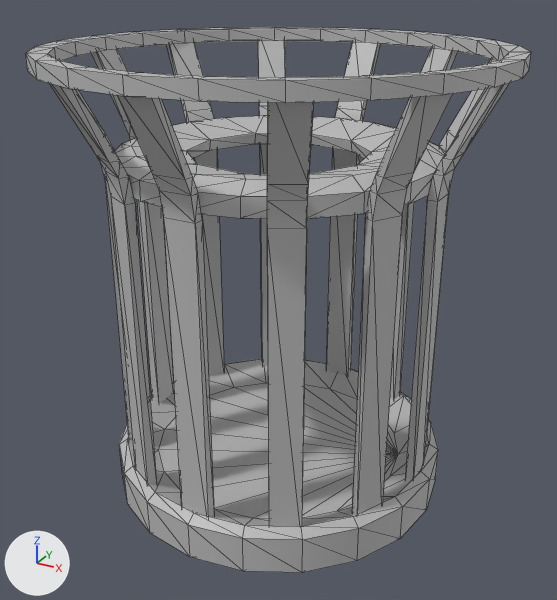
One commit to the FBX model Modelisations/Archi/SM_Poubelle_1.fbx: the scene before it, then after it.
One viewpoint serves both versions: a 50 mm camera at (1.32, -2.4, 2.06) aimed at (0.01, -0.01, 0.87). Every picture has the same lights, and +X, +Y and +Z are marked at lower left. Mesh edges are drawn as thin lines. Where no turn or scale is listed for an object, it has been applied to the vertices.

The older version as bpy lines, for what is in view:
```python
ob_pcube100 = bpy.data.objects.new('pCube100', me_mesh_011)
ob_pcube100.location = (0.0, 0.0, 0.0)
ob_pcube102 = bpy.data.objects.new('pCube102', me_mesh_014)
ob_pcube102.location = (0.0, 0.0, 0.0)
ob_pcube91 = bpy.data.objects.new('pCube91', me_mesh)
ob_pcube91.location = (0.0, 0.0, 0.0)
ob_pcube93 = bpy.data.objects.new('pCube93', me_mesh_006)
ob_pcube93.location = (0.0, 0.0, 0.0)
ob_pcube94 = bpy.data.objects.new('pCube94', me_mesh_007)
ob_pcube94.location = (0.0, 0.0, 0.0)
ob_pcube96 = bpy.data.objects.new('pCube96', me_mesh_003)
ob_pcube96.location = (0.0, 0.0, 0.0)
ob_pcube99 = bpy.data.objects.new('pCube99', me_mesh_012)
ob_pcube99.location = (0.0, 0.0, 0.0)
ob_polysurface89 = bpy.data.objects.new('polySurface89', me_mesh_010)
ob_polysurface89.location = (0.0, 0.0, 0.0)
ob_polysurface90 = bpy.data.objects.new('polySurface90', me_mesh_009)
ob_polysurface90.location = (0.0, 0.0, 0.0)
# also in view: 'pCube101' at (-0.36, 0.59, 1.0); 'pCube95' at (-0.33, -0.61, 1.0); 'pCube92' at (0.69, 0.0, 1.0); 'pCube97' at (0.33, 0.61, 1.0); 'pCube98' at (-0.61, 0.33, 1.0)
```
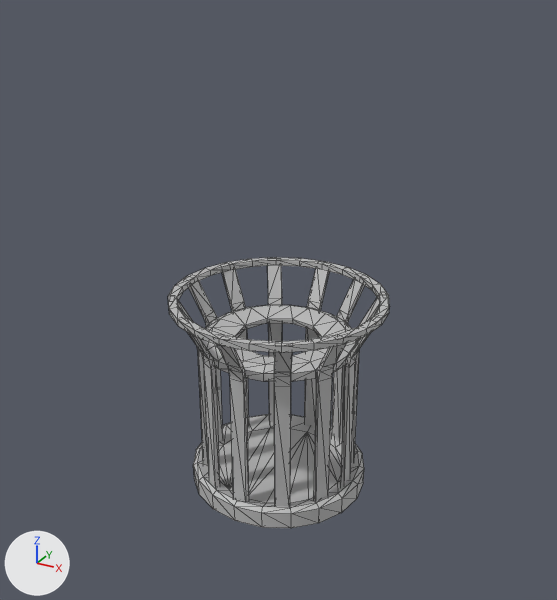
Where the newer file only moved an object's origin or applied its transform, the numbers keep the older frame.

What changed in the scene script:
```text
Change me_mesh_006:
    where me_mesh_006.from_pydata(...)  # 20 vertices, 32 faces; spans x -0.06..0.06, y 0.58..0.81, z 0.21..1.79
    me_mesh_006 part 4: the whole mesh is scaled about the mesh origin by (0.521, 0.515, 0.489)
Change me_mesh_014:
    where me_mesh_014.from_pydata(...)  # 20 vertices, 32 faces; spans x 0.46..0.72, y 0.25..0.47, z 0.21..1.79
    me_mesh_014 part 9: the whole mesh is scaled about the mesh origin by (0.521, 0.515, 0.489)
Change me_mesh_010:
    remove me_mesh_010.from_pydata(...)  # 100 vertices, 196 faces; spans x -0.656..0.656, y -0.656..0.656, z 0.0..0.278
    add me_mesh_010.from_pydata(...)  # 100 vertices, 196 faces; spans x -0.364..0.364, y -0.355..0.355, z 0.0..0.136
    me_mesh_010 part 2: 100 vertices removed from x -0.656..0.656, y -0.656..0.656, z 0.0..0.278; 100 vertices added at x -0.364..0.364, y -0.355..0.355, z 0.0..0.136
Change me_mesh_008:
    remove me_mesh_008.from_pydata(...)  # 96 vertices, 192 faces; spans x -0.82..0.82, y -0.82..0.82, z 1.74..1.8
    add me_mesh_008.from_pydata(...)  # 96 vertices, 192 faces; spans x -0.43..0.43, y -0.42..0.42, z 0.85..0.88
    me_mesh_008 part 11: 96 vertices removed from x -0.82..0.82, y -0.82..0.82, z 1.74..1.8
    me_mesh_008 part 12: 96 vertices added at x -0.43..0.43, y -0.42..0.42, z 0.85..0.88
Change me_mesh_011:
    where me_mesh_011.from_pydata(...)  # 20 vertices, 32 faces; spans x -0.72..-0.46, y -0.47..-0.25, z 0.21..1.79
    me_mesh_011 part 13: the whole mesh is scaled about the mesh origin by (0.521, 0.515, 0.489)
Change me_mesh_002:
    where me_mesh_002.from_pydata(...)  # 20 vertices, 32 faces; spans x 0.23..0.44, y 0.48..0.73, z 0.21..1.79
    me_mesh_002 part 10: the whole mesh is scaled about the mesh origin by (0.521, 0.515, 0.489)
Change me_mesh_013:
    where me_mesh_013.from_pydata(...)  # 20 vertices, 32 faces; spans x -0.47..-0.25, y 0.46..0.72, z 0.21..1.79
    me_mesh_013 part 15: the whole mesh is scaled about the mesh origin by (0.521, 0.515, 0.489)
Change me_mesh:
    where me_mesh.from_pydata(...)  # 20 vertices, 32 faces; spans x -0.06..0.06, y -0.81..-0.58, z 0.21..1.79
    me_mesh part 7: the whole mesh is scaled about the mesh origin by (0.521, 0.515, 0.489)
Change me_mesh_004:
    where me_mesh_004.from_pydata(...)  # 20 vertices, 32 faces; spans x -0.73..-0.48, y 0.23..0.44, z 0.21..1.79
    me_mesh_004 part 17: the whole mesh is scaled about the mesh origin by (0.521, 0.515, 0.489)
Change me_mesh_012:
    where me_mesh_012.from_pydata(...)  # 20 vertices, 32 faces; spans x 0.25..0.47, y -0.72..-0.46, z 0.21..1.79
    me_mesh_012 part 1: the whole mesh is scaled about the mesh origin by (0.521, 0.515, 0.489)
Change me_mesh_003:
    where me_mesh_003.from_pydata(...)  # 20 vertices, 32 faces; spans x 0.48..0.73, y -0.44..-0.23, z 0.21..1.79
    me_mesh_003 part 3: the whole mesh is scaled about the mesh origin by (0.521, 0.515, 0.489)
Change me_mesh_005:
    where me_mesh_005.from_pydata(...)  # 20 vertices, 32 faces; spans x 0.58..0.81, y -0.06..0.06, z 0.21..1.79
    me_mesh_005 part 16: the whole mesh is scaled about the mesh origin by (0.521, 0.515, 0.489)
Change me_mesh_001:
    where me_mesh_001.from_pydata(...)  # 20 vertices, 32 faces; spans x -0.44..-0.23, y -0.73..-0.48, z 0.21..1.79
    me_mesh_001 part 14: the whole mesh is scaled about the mesh origin by (0.521, 0.515, 0.489)
Change me_mesh_007:
    where me_mesh_007.from_pydata(...)  # 20 vertices, 32 faces; spans x -0.81..-0.58, y -0.06..0.06, z 0.21..1.79
    me_mesh_007 part 8: the whole mesh is scaled about the mesh origin by (0.521, 0.515, 0.489)
Change me_mesh_009:
    remove me_mesh_009.from_pydata(...)  # 100 vertices, 200 faces; spans x -0.593..0.593, y -0.593..0.593, z 1.365..1.473
    add me_mesh_009.from_pydata(...)  # 100 vertices, 200 faces; spans x -0.309..0.309, y -0.305..0.305, z 0.668..0.72
    me_mesh_009 part 5: 100 vertices removed from x -0.593..0.593, y -0.593..0.593, z 1.365..1.473
    me_mesh_009 part 6: 100 vertices added at x -0.309..0.309, y -0.305..0.305, z 0.668..0.72
```

Location of each change, [x1, y1, x2, y2] in pixels of the pictures (557 x 600 px):
'polySurface89', reshaped (46% narrower, 46% shorter): before [119, 359, 438, 572]; after [193, 414, 364, 528]
'pCylinder8', reshaped (56% narrower, 25% taller): before [26, 27, 531, 103]; after [168, 257, 389, 352]
'polySurface90', reshaped (53% narrower, 25% shorter): before [114, 116, 445, 219]; after [201, 305, 356, 382]
'pCube91', mesh rescaled (66% narrower, 63% shorter): before [117, 95, 214, 517]; after [217, 345, 249, 502]
'pCube96', mesh rescaled (65% narrower, 62% shorter): before [352, 94, 452, 514]; after [313, 343, 347, 501]
'pCube99', mesh rescaled (58% narrower, 64% shorter): before [267, 102, 314, 527]; after [274, 352, 293, 506]
'pCube95', mesh rescaled: before [50, 84, 157, 485]; after [186, 331, 220, 487]
'pCube92', mesh rescaled: before [405, 83, 509, 480]; after [340, 333, 371, 485]
'pCube93', mesh rescaled (51% narrower, 52% shorter): before [326, 41, 380, 376]; after [304, 269, 330, 428]
'pCube94', mesh rescaled (58% narrower, 54% shorter): before [91, 48, 174, 403]; after [189, 281, 223, 442]
'pCube98', mesh rescaled (52% narrower, 53% shorter): before [167, 41, 224, 376]; after [222, 269, 249, 426]
'pCube97', mesh rescaled: before [390, 48, 458, 399]; after [332, 280, 365, 442]
'pCube101', mesh rescaled (48% narrower, 52% shorter): before [258, 39, 286, 367]; after [268, 265, 282, 422]
'pCube100', mesh rescaled: before [75, 89, 133, 441]; after [177, 300, 208, 466]
'pCube102', mesh rescaled: before [427, 59, 499, 430]; after [351, 298, 380, 462]
part 5 of me_mesh_009, deleted: before [114, 116, 445, 219]
part 6 of me_mesh_009, added: after [201, 305, 356, 382]
part 11 of me_mesh_008, deleted: before [26, 27, 531, 103]
part 12 of me_mesh_008, added: after [168, 257, 389, 352]
